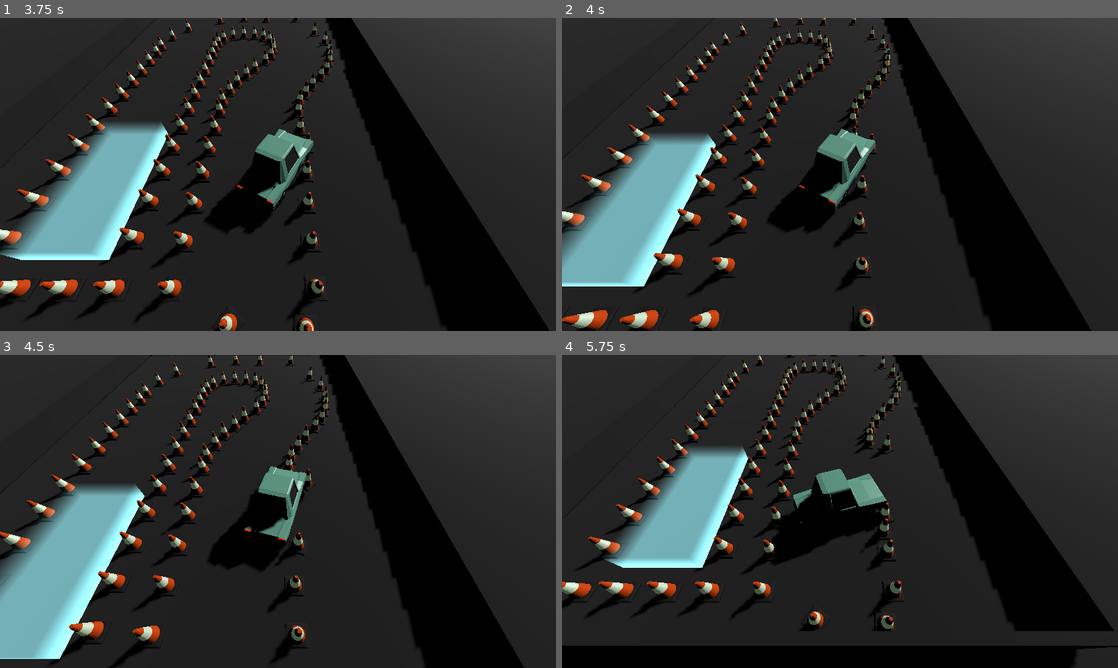
Above: before the commit, frames 1-4 (two rows, left to right).
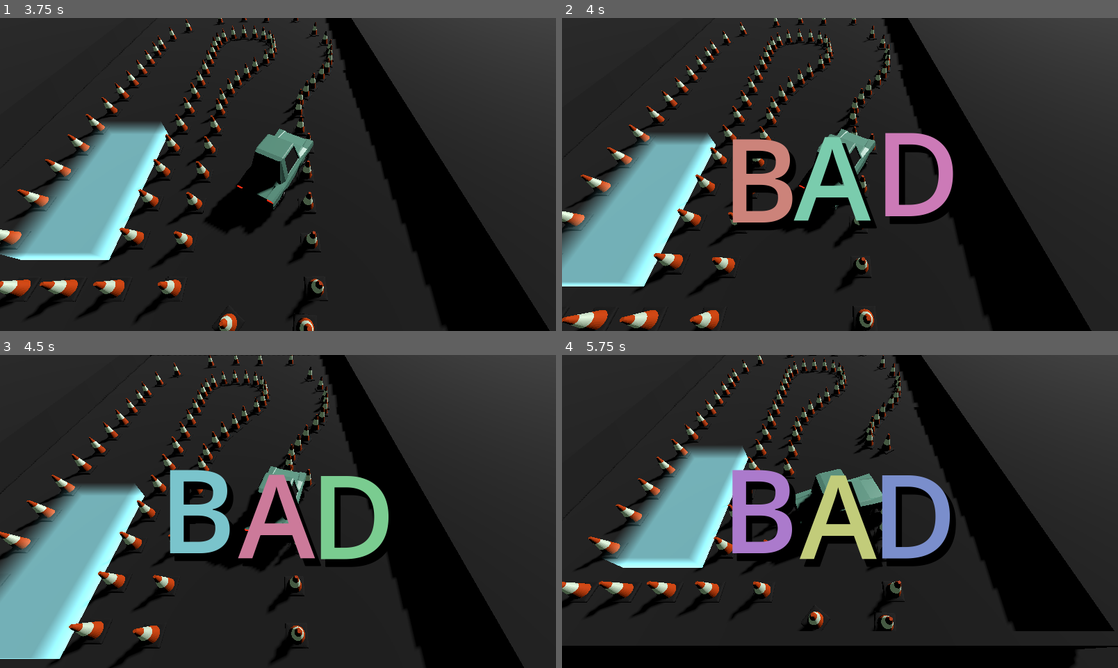
Above: after the commit, the same moments.

Repository: TomMurray/ValetV2
Game: Godot game, scene res://scenes/car_test.tscn
Two runs of this game, one before a commit and one after it. Both use one fixed random seed, a clock stepped at 60 frames per second and the inputs below.
Inputs:
- Up to frame 1 (3.75 s): tap Enter at 0.5, 2.75 s; hold Right (steer_right) 0.53-1.28 s; tap Space at 1.25 s; hold Down (brake_reverse) 1.28-2.03 s; hold Right (steer_right) 2.03-2.78 s; hold Up (accelerate) 2.78-3.53 s; hold Left (steer_left) from 3.53 s (still down)
- Up to frame 2 (4 s): keep holding Left (steer_left)
- Up to frame 3 (4.5 s): keep holding Left (steer_left)
- Up to frame 4 (5.75 s): release Left (steer_left) at 5.03 s; hold Down (brake_reverse) from 5.03 s (still down)

Frame 1 is identical in both runs. In frame 2, 6.4% of the frame differs, in the area x 30-71%, y 36-68%; in frame 3, 6.4%; in frame 4, 6.6%.

Commit message:
Get basic success/failure state working

Diff:
--- a/scenes/car_test.tscn
+++ b/scenes/car_test.tscn
@@ -13,8 +13,17 @@
 [sub_resource type="GDScript" id="GDScript_gs6a6"]
 script/source = "extends RichTextLabel
 
-func _on_parking_area_parked():
-	show()
+func _on_level_logic_complete(success : bool):
+	if success:
+		show()
+"
+
+[sub_resource type="GDScript" id="GDScript_8wmm4"]
+script/source = "extends RichTextLabel
+
+func _on_level_logic_complete(success):
+	if not success:
+		show()
 "
 
 [sub_resource type="BoxShape3D" id="BoxShape3D_xs6ya"]
@@ -184,6 +193,22 @@
 autowrap_mode = 0
 script = SubResource("GDScript_gs6a6")
 
+[node name="FailureText" type="RichTextLabel" parent="CanvasLayer/CenterContainer"]
+visible = false
+clip_contents = false
+layout_mode = 2
+theme_override_colors/font_shadow_color = Color(0, 0, 0, 1)
+theme_override_constants/shadow_offset_x = 15
+theme_override_constants/shadow_offset_y = 20
+theme_override_constants/shadow_outline_size = 10
+theme_override_font_sizes/normal_font_size = 335
+bbcode_enabled = true
+text = "[rainbow sat=0.4][tornado radius=10.0 freq=30 connected=1]BAD[/tornado][/rainbow]"
+fit_content = true
+scroll_active = false
+autowrap_mode = 0
+script = SubResource("GDScript_8wmm4")
+
 [node name="sun" type="DirectionalLight3D" parent="."]
 transform = Transform3D(0.336415, 0.709899, -0.618763, -0.450194, 0.698352, 0.556444, 0.827134, 0.0913677, 0.554529, 0, 15.1739, 14.8684)
 shadow_enabled = true
@@ -653,4 +678,6 @@
 script = ExtResource("8_kplki")
 objective = SubResource("Resource_1n4c4")
 
-[connection signal="parked" from="parking_area" to="CanvasLayer/CenterContainer/SuccessText" method="_on_parking_area_parked"]
+[connection signal="parked" from="parking_area" to="LevelLogic" method="on_parked"]
+[connection signal="complete" from="LevelLogic" to="CanvasLayer/CenterContainer/SuccessText" method="_on_level_logic_complete"]
+[connection signal="complete" from="LevelLogic" to="CanvasLayer/CenterContainer/FailureText" method="_on_level_logic_complete"]
--- a/scripts/level_logic.gd
+++ b/scripts/level_logic.gd
@@ -2,7 +2,10 @@
 class_name LevelLogic
 
 signal objectives_progress_changed
-signal objectives_failed
+signal complete(success : bool)
+
+var was_completed : bool = false
+var outcome : bool = false
 
 # Class responsible for tracking level objectives, and sending out signals for
 # updated objectives (obstacles hit/max, level complete/failed etc.)
@@ -20,4 +23,13 @@
 	obstacles_hit += 1
 	objectives_progress_changed.emit()
 	if obstacles_hit > get_max_obstacles_hit():
-		objectives_failed.emit()
+		on_complete(false)
+
+func on_complete(success : bool):
+	if not was_completed:
+		was_completed = true
+		outcome = success
+		complete.emit(outcome)
+
+func on_parked():
+	on_complete(true)
--- a/scripts/obstacle_component.gd
+++ b/scripts/obstacle_component.gd
@@ -3,6 +3,8 @@
 class_name ObstacleComponent
 
 signal was_hit(hit : Hit)
+
+var was_hit_once := false
 
 var level_logic : LevelLogic = null:
 	get: return level_logic
@@ -20,5 +22,7 @@
 # For now there is no feedback to the hitter (no return from this
 # function).
 func hit(hit : Hit) -> void:
-	level_logic.on_obstacle_hit(self)
+	if not was_hit_once:
+		was_hit_once = true
+		level_logic.on_obstacle_hit(self)
 	was_hit.emit(hit)
Not shown: 1 places in scenes/car_test.tscn that only renumber resources
